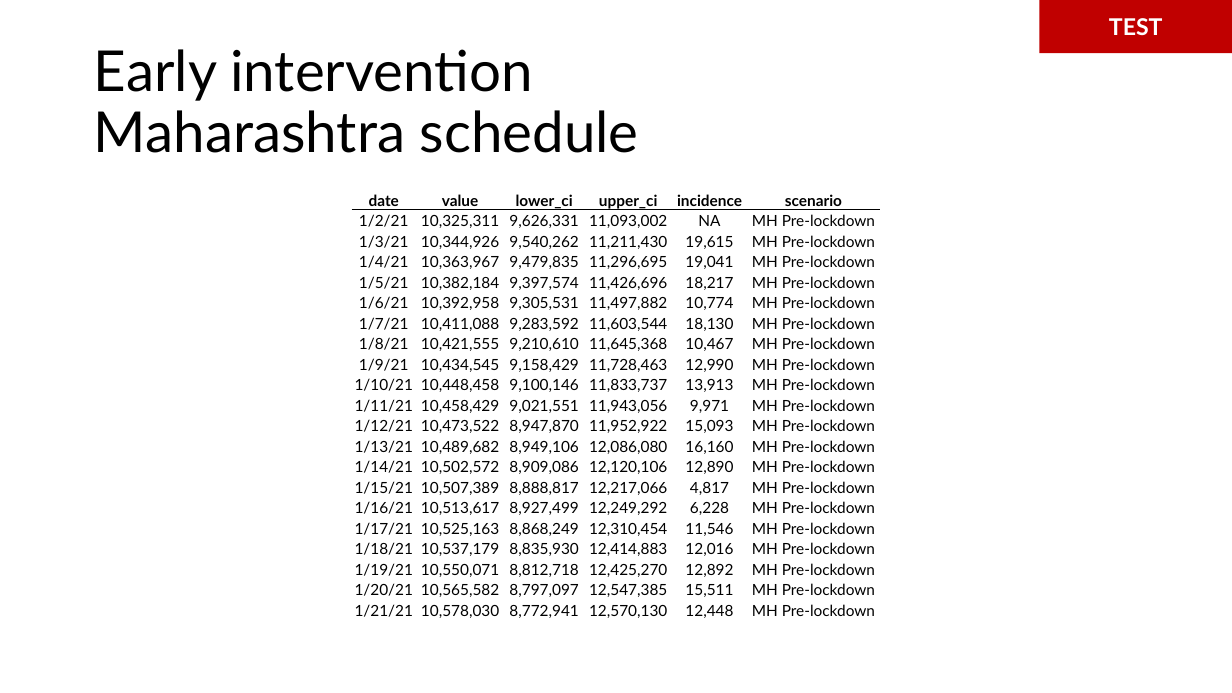
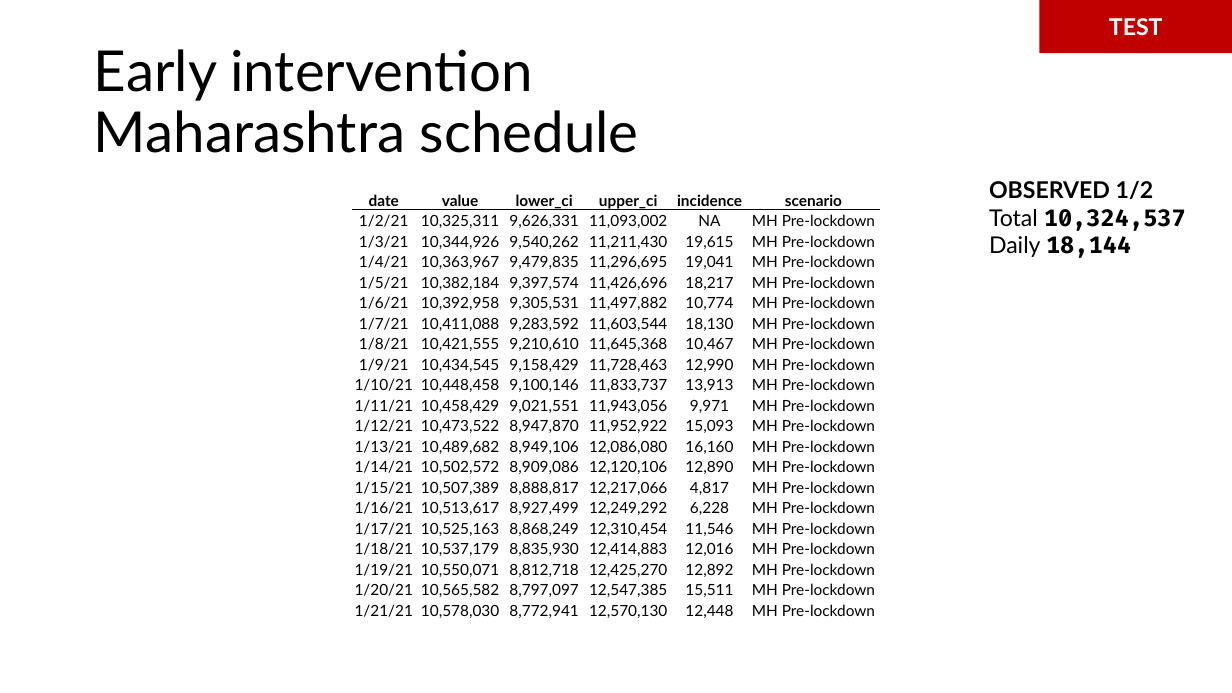
Before and after one commit to maxsal/science_revision, a slide deck: slide 15 of slides/meeting_20210820.pptx (slide 12 before the commit). Drawn at 1232x693 pixels with LibreOffice and Linux fonts; fonts in the diff are those of the drawing. Boxes give left, top, right and bottom in pixels: in the first picture for what was removed or moved away, otherwise in the second. Text is boxed around its words. In the diff, an @@ line names an element or a change of style, - is before the commit and + after.

```diff
--- a/slides/meeting_20210820.pptx
+++ b/slides/meeting_20210820.pptx
@@ text added at (x1=989, y1=180, x2=1186, y2=258), 18 pt, text #000000, bold @@
+OBSERVED 1/2
+Total 10,324,537
+Daily 18,144
```
Also in this commit, not shown: 8 other slides changed, 3 slides added, 2 slides removed, 5 other files.
